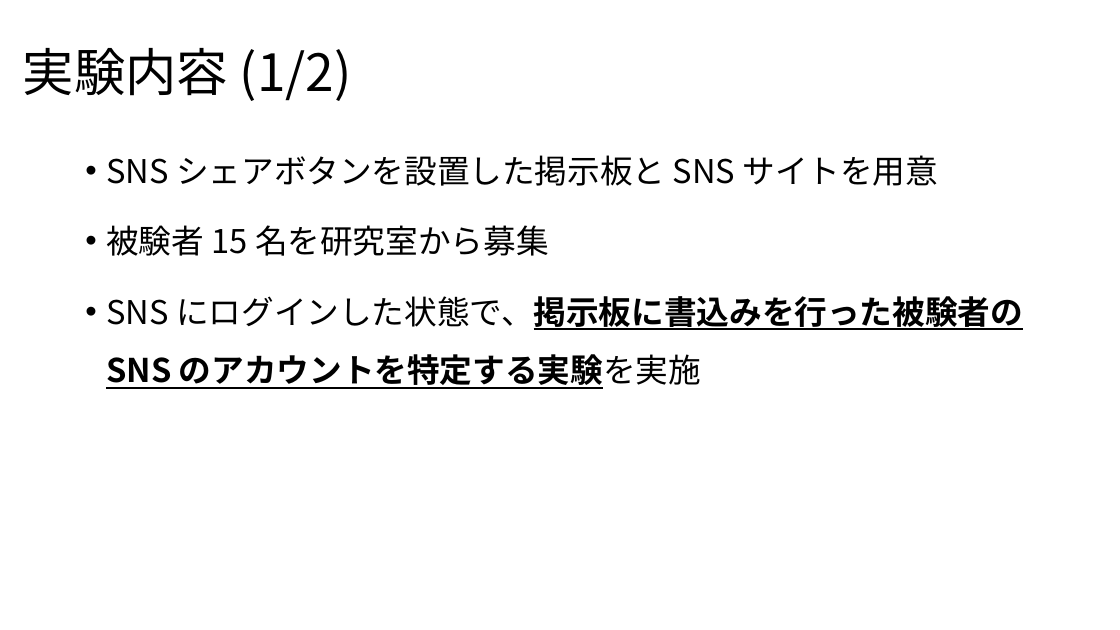
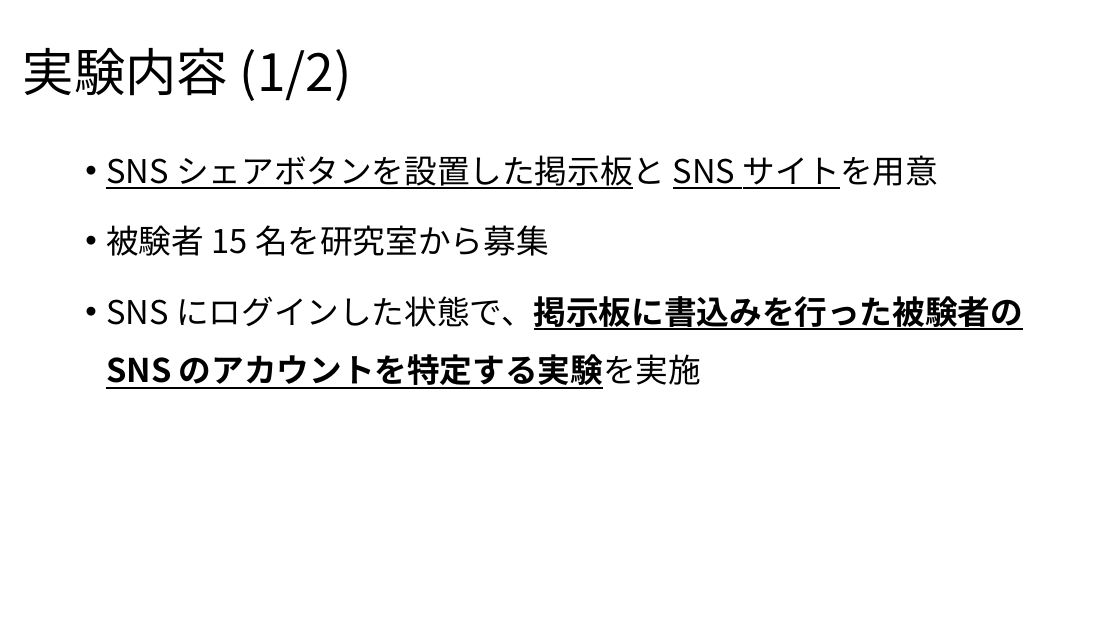
Before and after one commit to noraworld/graduation-thesis, a slide deck: slide 8 of presentation_slides.pptx. Drawn at 1120x630 pixels with LibreOffice and Linux fonts; fonts in the diff are those of the drawing. Boxes give left, top, right and bottom in pixels: in the first picture for what was removed or moved away, otherwise in the second. Text is boxed around its words. In the diff, an @@ line names an element or a change of style, - is before the commit and + after.

```diff
--- a/presentation_slides.pptx
+++ b/presentation_slides.pptx
@@ text at (106, 155, 939, 189): underline on in "SNS シェアボタンを設置した掲示板と SNS サイトを用意" @@
```
Also in this commit, not shown: 1 other slide changed.
